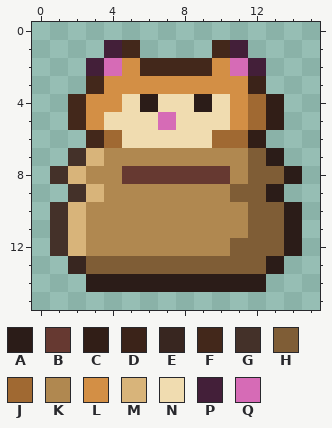
Pixel-art file -- resources/gfx/ui/icons/items/hamster_sack.aseprite. Above: the version before the commit.
16x16 pixels, 1 frame. Colours within 5 levels of each other are drawn and written as one.
Palette (. is transparent): A #2b1c18  B #663931  C #311e17  D #3b2319  E #382620  F #43281b  G #443129  H #7f5d36  J #a06932  K #b08850  L #d38f45  M #d8b47a  N #f0dcb0  P #431f39  Q #d66bb6
Pixels before, first column x 1:
 1 ...PF....FP...
 2 ..PQLFFFFLQP..
 3 ..FLLLLLLLLD..
 4 .FLLNANNANLJC.
 5 .FLNNNQNNNLJC.
 6 ..FJNNNNNJJC..
 7 .GMKKKKKKKKHA.
 8 GMKKBBBBBBKHHA
 9 .GMKKKKKKKHHA.
10 GMKKKKKKKKKHHA
11 GMKKKKKKKKKHHA
12 GMKKKKKKKKHHHA
13 .EHHHHHHHHHHA.
14 ..AAAAAAAAAA..
The result:
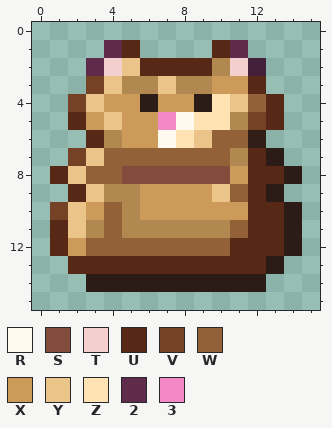
Colours new in this view: R #fffaf0  S #834b3c  T #f3cfce  U #582816  V #754225  W #936138  X #cd9b59  Y #ebc489  Z #ffe3b3  2 #602b4b  3 #f388c7
The edit:
Changed rows in their new state; - is an unchanged pixel.
first column x 1:
 1 ---2U----U2--
 2 --2TYUUUUKT--
 3 --VYKKYKKXXU-
 4 -VYXX-XX-ZYWU
 5 -UXYXX3RZZKVU
 6 --UKXXRZYWW--
 7 -VYWWWWWWW-U-
 8 UYWWSSSSSSXUU
 9 -UY--XXXXYWU-
10 VYXW-XXXXXXUU
11 UY-W------WUU
12 UXWWWWWWWWUUU
13 -UUUUUUUUUUU-
Pixel boxes of the changes (left, top, right, bottom) in both pictures:
changed: (50, 40, 284, 274)
